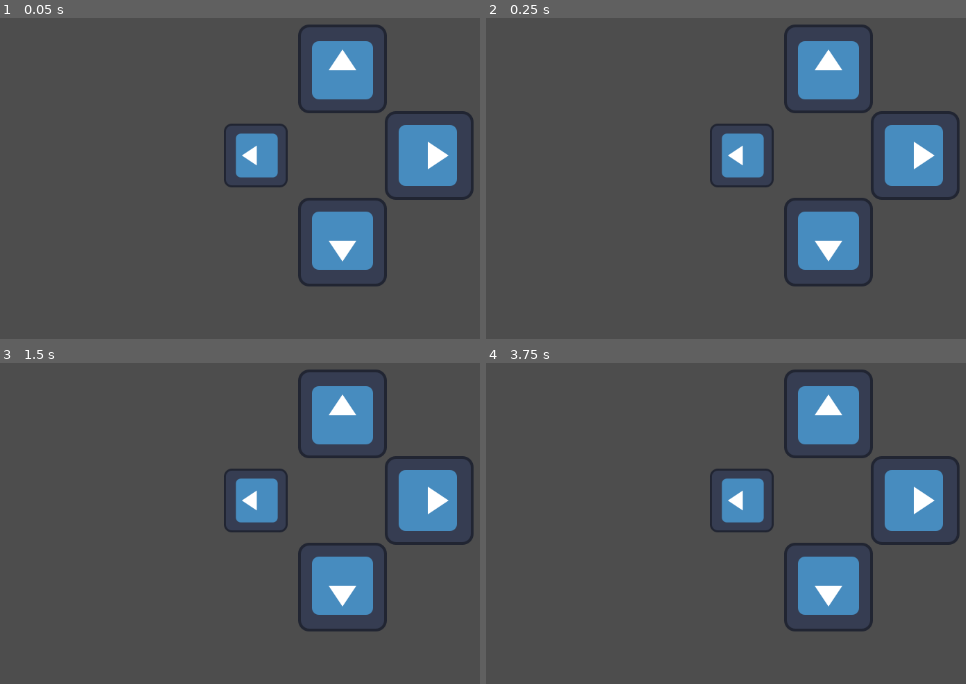
Above: before the commit, frames 1-4 (two rows, left to right).
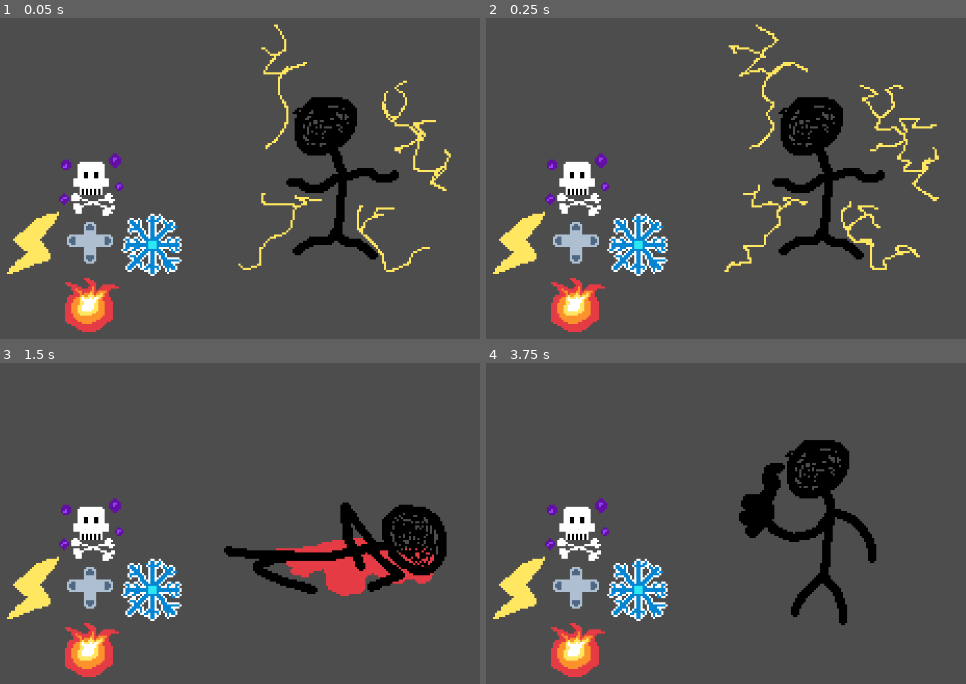
Above: after the commit, the same moments.

Repository: 3vanJB/MendingGame
Game: Godot game, scene res://minigames/click_correct_arrow.tscn
Same seed, same stepped clock (60 frames per second), same inputs: the game is played once before the commit and once after it. This scene is started directly instead of the project's main scene. The engine's default icon, where the game draws it, is replaced by a stand-in: a white triangle on a blue panel in a dark square.
Inputs (mouse positions are in pixels of both pictures, inside the frame that each line leads up to):
- Up to frame 1 (0.05 s): no input
- Up to frame 2 (0.25 s): no input
- Up to frame 3 (1.5 s): move the mouse to (outside the picture) at 0.52 s; press the mouse at (outside the picture) at 0.53 s; hold Right (right) 0.53-1.28 s; tap Enter at 1.25 s; move the mouse to (182, 523) at 1.27 s; release the mouse at (182, 523) at 1.28 s; hold S (down) from 1.28 s (still down); click (182, 523) at 1.35 s
- Up to frame 4 (3.75 s): tap Space at 2, 3.5 s; move the mouse to (908, 401) at 2.02 s; release S (down) at 2.03 s; press the mouse at (908, 401) at 2.03 s; hold Right (right) 2.03-2.78 s; tap Enter at 2.75 s; move the mouse to (788, 590) at 2.77 s; release the mouse at (788, 590) at 2.78 s; hold W (up) 2.78-3.53 s; click (788, 590) at 2.85 s; move the mouse to (outside the picture) at 3.52 s; press the mouse at (outside the picture) at 3.53 s; hold Left (left) from 3.53 s (still down)

The runs differ from the first frame. In frame 1, 20% of the frame differs, in the area x 1-99%, y 1-98%; in frame 2, 20%; in frame 3, 20%; in frame 4, 19%.

Commit message:
Added graphics to click random arrow minigame

Diff:
--- a/mending-game/game_elements/arrow_button.gd
+++ b/mending-game/game_elements/arrow_button.gd
@@ -1,6 +1,5 @@
 class_name ArrowButton
 extends Node2D
-
 signal clicked
 
 var inputAction: StringName
--- a/mending-game/game_elements/arrow_button.tscn
+++ b/mending-game/game_elements/arrow_button.tscn
@@ -4,3 +4,5 @@
 
 [node name="ArrowButton" type="Node2D"]
 script = ExtResource("1_f4d5w")
+
+[node name="Sprite2D" type="Sprite2D" parent="."]
--- a/mending-game/minigames/click_correct_arrow.gd
+++ b/mending-game/minigames/click_correct_arrow.gd
@@ -1,39 +1,63 @@
-extends Node
+extends Node2D
 
 const possible_inputs = ["up", "down", "left", "right"]
-const button_distance = 125
+@onready var arrows = $Arrows
+@onready var stick = $stick
+const sprites = [preload("res://sprites/diagnosegame/fireico.png"), preload("res://sprites/diagnosegame/iceico.png"),
+preload("res://sprites/diagnosegame/paraico.png"), preload("res://sprites/diagnosegame/poisicon.png")]
+var avaliablesprites = [sprites[0],sprites[1],sprites[2],sprites[3]]
+const button_distance = 30
 var correct_input
+var correct_sprite
 var playing = true
 
 func _on_ready() -> void:
-	var button_blu = load("res://icon.svg")
-	var button_red = load("res://icon_red.svg")
+	#var button_blu = load("res://icon.svg")
+	#var button_red = load("res://icon_red.svg")
 
-	correct_input = possible_inputs[randi() % possible_inputs.size()]
+	var correctspriteindex = randi() % possible_inputs.size()
+	correct_sprite = sprites[correctspriteindex]
+	var correctinputindex = randi() % possible_inputs.size()
+	correct_input = possible_inputs[correctinputindex]
+	avaliablesprites.remove_at(correctspriteindex)
 	for input in possible_inputs:
 		if (input == correct_input):
-			var button = _create_button(input, button_red)
+			var button = _create_button(input, correct_sprite)
 			button.clicked.connect(_correct_button_clicked)
-			add_child(button)
+			arrows.add_child(button)
 		else:
-			var button = _create_button(input, button_blu)
+			var randomsprite = randi() % avaliablesprites.size()
+			var button = _create_button(input, avaliablesprites[randomsprite])
 			button.clicked.connect(_wrong_button_clicked)
-			add_child(button)
+			avaliablesprites.remove_at(randomsprite)
+			arrows.add_child(button)
+		match correct_sprite:
+			sprites[0]:
+				stick.get_node("AnimationPlayer").play("onfire")
+			sprites[1]:
+				stick.get_node("AnimationPlayer").play("ice")
+			sprites[2]:
+				stick.get_node("AnimationPlayer").play("paral")
+			sprites[3]:
+				stick.get_node("AnimationPlayer").play("poison")
+			_:
+				pass
 
+@warning_ignore("unused_parameter")
 func _create_rotated_sprite(inputEvent:StringName, texture:Texture2D) -> Sprite2D:
 	var sprite = Sprite2D.new()
 	sprite.texture = texture
-	if (inputEvent == "right"):
-		sprite.rotate(PI/2)
-	elif (inputEvent == "down"):
-		sprite.rotate(PI)
-	elif (inputEvent == "left"):
-		sprite.rotate(-PI/2)
+	#if (inputEvent == "right"):
+		#sprite.rotate(PI/2)
+	#elif (inputEvent == "down"):
+		#sprite.rotate(PI)
+	#elif (inputEvent == "left"):
+		#sprite.rotate(-PI/2)
 	return sprite
 
 func _create_button(inputEvent: StringName, texture: Texture2D) -> ArrowButton:
+	var sprite = _create_rotated_sprite(inputEvent, texture)
 	var button = ArrowButton.new_arrow_button(inputEvent)
-	var sprite = _create_rotated_sprite(inputEvent, texture)
 	button.add_child(sprite)
 	if (inputEvent == "up"):
 		button.global_position.y -= button_distance
@@ -48,9 +72,11 @@
 func _correct_button_clicked():
 	if playing:
 		print("You Win")
-		playing = false
+		stick.get_node("AnimationPlayer").play("win")
+		#playing = false
 
 func _wrong_button_clicked():
 	if playing:
 		print("You Lose")
-		playing = false
+		stick.get_node("AnimationPlayer").play("fail")
+		#playing = false
--- a/mending-game/minigames/click_correct_arrow.tscn
+++ b/mending-game/minigames/click_correct_arrow.tscn
@@ -1,10 +1,23 @@
-[gd_scene load_steps=2 format=3 uid="uid://bvvpghfamc4gd"]
+[gd_scene load_steps=4 format=3 uid="uid://bvvpghfamc4gd"]
 
 [ext_resource type="Script" uid="uid://bonyfb4am2fcf" path="res://minigames/click_correct_arrow.gd" id="1_1jig4"]
+[ext_resource type="PackedScene" uid="uid://cjirx6kxqimpw" path="res://sprites/diagnosegame/stickman.tscn" id="2_bdcvp"]
+[ext_resource type="Texture2D" uid="uid://0f75syl8wgym" path="res://sprites/diagnosegame/dpad.png" id="3_7tp1p"]
 
-[node name="Root" type="Node"]
+[node name="Root" type="Node2D"]
 script = ExtResource("1_1jig4")
 
 [node name="Camera2D" type="Camera2D" parent="."]
 
+[node name="stick" parent="." instance=ExtResource("2_bdcvp")]
+scale = Vector2(3, 3)
+
+[node name="Arrows" type="Node2D" parent="."]
+texture_filter = 1
+position = Vector2(-364, 129)
+scale = Vector2(3, 3)
+
+[node name="dpad" type="Sprite2D" parent="Arrows"]
+texture = ExtResource("3_7tp1p")
+
 [connection signal="ready" from="." to="." method="_on_ready"]
--- a/mending-game/minigames/click_random_buttons.gd
+++ b/mending-game/minigames/click_random_buttons.gd
@@ -1,4 +1,4 @@
-extends Node
+extends Node2D
 
 var remaining_buttons: int
 @onready var spawn_area: SpawnArea = $SpawnArea
--- a/mending-game/minigames/click_random_buttons.tscn
+++ b/mending-game/minigames/click_random_buttons.tscn
@@ -6,7 +6,7 @@
 [sub_resource type="RectangleShape2D" id="RectangleShape2D_hjmj0"]
 size = Vector2(531, 210)
 
-[node name="Root" type="Node"]
+[node name="Root" type="Node2D"]
 script = ExtResource("1_oy5fc")
 
 [node name="Camera2D" type="Camera2D" parent="."]
--- a/mending-game/sprites/diagnosegame/stickman.tscn
+++ b/mending-game/sprites/diagnosegame/stickman.tscn
@@ -1,6 +1,63 @@
 [gd_scene load_steps=10 format=3 uid="uid://cjirx6kxqimpw"]
 
-[ext_resource type="Texture2D" uid="uid://n6py3cuegxao" path="res://Sprites/diagnosegame/stickmandi-Sheet.png" id="1_xv5au"]
+[ext_resource type="Texture2D" uid="uid://n6py3cuegxao" path="res://sprites/diagnosegame/stickmandi-Sheet.png" id="1_xv5au"]
+
+[sub_resource type="Animation" id="Animation_urch7"]
+length = 0.001
+tracks/0/type = "value"
+tracks/0/imported = false
+tracks/0/enabled = true
+tracks/0/path = NodePath(".:hframes")
+tracks/0/interp = 1
+tracks/0/loop_wrap = true
+tracks/0/keys = {
+"times": PackedFloat32Array(0),
+"transitions": PackedFloat32Array(1),
+"update": 1,
+"values": [3]
+}
+tracks/1/type = "value"
+tracks/1/imported = false
+tracks/1/enabled = true
+tracks/1/path = NodePath(".:frame")
+tracks/1/interp = 1
+tracks/1/loop_wrap = true
+tracks/1/keys = {
+"times": PackedFloat32Array(0),
+"transitions": PackedFloat32Array(1),
+"update": 1,
+"values": [0]
+}
+
+[sub_resource type="Animation" id="Animation_jobrd"]
+resource_name = "fail"
+tracks/0/type = "value"
+tracks/0/imported = false
+tracks/0/enabled = true
+tracks/0/path = NodePath(".:frame")
+tracks/0/interp = 1
+tracks/0/loop_wrap = true
+tracks/0/keys = {
+"times": PackedFloat32Array(0),
+"transitions": PackedFloat32Array(1),
+"update": 1,
+"values": [11]
+}
+
+[sub_resource type="Animation" id="Animation_oumd4"]
+resource_name = "ice"
+tracks/0/type = "value"
+tracks/0/imported = false
+tracks/0/enabled = true
+tracks/0/path = NodePath(".:frame")
+tracks/0/interp = 1
+tracks/0/loop_wrap = true
+tracks/0/keys = {
+"times": PackedFloat32Array(0),
+"transitions": PackedFloat32Array(1),
+"update": 1,
+"values": [9]
+}
 
 [sub_resource type="Animation" id="Animation_xv5au"]
 resource_name = "onfire"
@@ -31,31 +88,21 @@
 "values": [0, 1, 2]
 }
 
-[sub_resource type="Animation" id="Animation_urch7"]
-length = 0.001
+[sub_resource type="Animation" id="Animation_cdv0b"]
+resource_name = "paral"
+length = 0.3
+loop_mode = 1
 tracks/0/type = "value"
 tracks/0/imported = false
 tracks/0/enabled = true
-tracks/0/path = NodePath(".:hframes")
+tracks/0/path = NodePath(".:frame")
 tracks/0/interp = 1
 tracks/0/loop_wrap = true
 tracks/0/keys = {
-"times": PackedFloat32Array(0),
-"transitions": PackedFloat32Array(1),
+"times": PackedFloat32Array(0, 0.1, 0.2),
+"transitions": PackedFloat32Array(1, 1, 1),
 "update": 1,
-"values": [3]
-}
-tracks/1/type = "value"
-tracks/1/imported = false
-tracks/1/enabled = true
-tracks/1/path = NodePath(".:frame")
-tracks/1/interp = 1
-tracks/1/loop_wrap = true
-tracks/1/keys = {
-"times": PackedFloat32Array(0),
-"transitions": PackedFloat32Array(1),
-"update": 1,
-"values": [0]
+"values": [6, 7, 8]
 }
 
 [sub_resource type="Animation" id="Animation_hxdax"]
@@ -75,38 +122,6 @@
 "values": [3, 4, 5]
 }
 
-[sub_resource type="Animation" id="Animation_cdv0b"]
-resource_name = "paral"
-length = 0.3
-loop_mode = 1
-tracks/0/type = "value"
-tracks/0/imported = false
-tracks/0/enabled = true
-tracks/0/path = NodePath(".:frame")
-tracks/0/interp = 1
-tracks/0/loop_wrap = true
-tracks/0/keys = {
-"times": PackedFloat32Array(0, 0.1, 0.2),
-"transitions": PackedFloat32Array(1, 1, 1),
-"update": 1,
-"values": [6, 7, 8]
-}
-
-[sub_resource type="Animation" id="Animation_oumd4"]
-resource_name = "ice"
-tracks/0/type = "value"
-tracks/0/imported = false
-tracks/0/enabled = true
-tracks/0/path = NodePath(".:frame")
-tracks/0/interp = 1
-tracks/0/loop_wrap = true
-tracks/0/keys = {
-"times": PackedFloat32Array(0),
-"transitions": PackedFloat32Array(1),
-"update": 1,
-"values": [9]
-}
-
 [sub_resource type="Animation" id="Animation_bj54p"]
 resource_name = "win"
 tracks/0/type = "value"
@@ -120,21 +135,6 @@
 "transitions": PackedFloat32Array(1),
 "update": 1,
 "values": [10]
-}
-
-[sub_resource type="Animation" id="Animation_jobrd"]
-resource_name = "fail"
-tracks/0/type = "value"
-tracks/0/imported = false
-tracks/0/enabled = true
-tracks/0/path = NodePath(".:frame")
-tracks/0/interp = 1
-tracks/0/loop_wrap = true
-tracks/0/keys = {
-"times": PackedFloat32Array(0),
-"transitions": PackedFloat32Array(1),
-"update": 1,
-"values": [11]
 }
 
 [sub_resource type="AnimationLibrary" id="AnimationLibrary_hxdax"]
